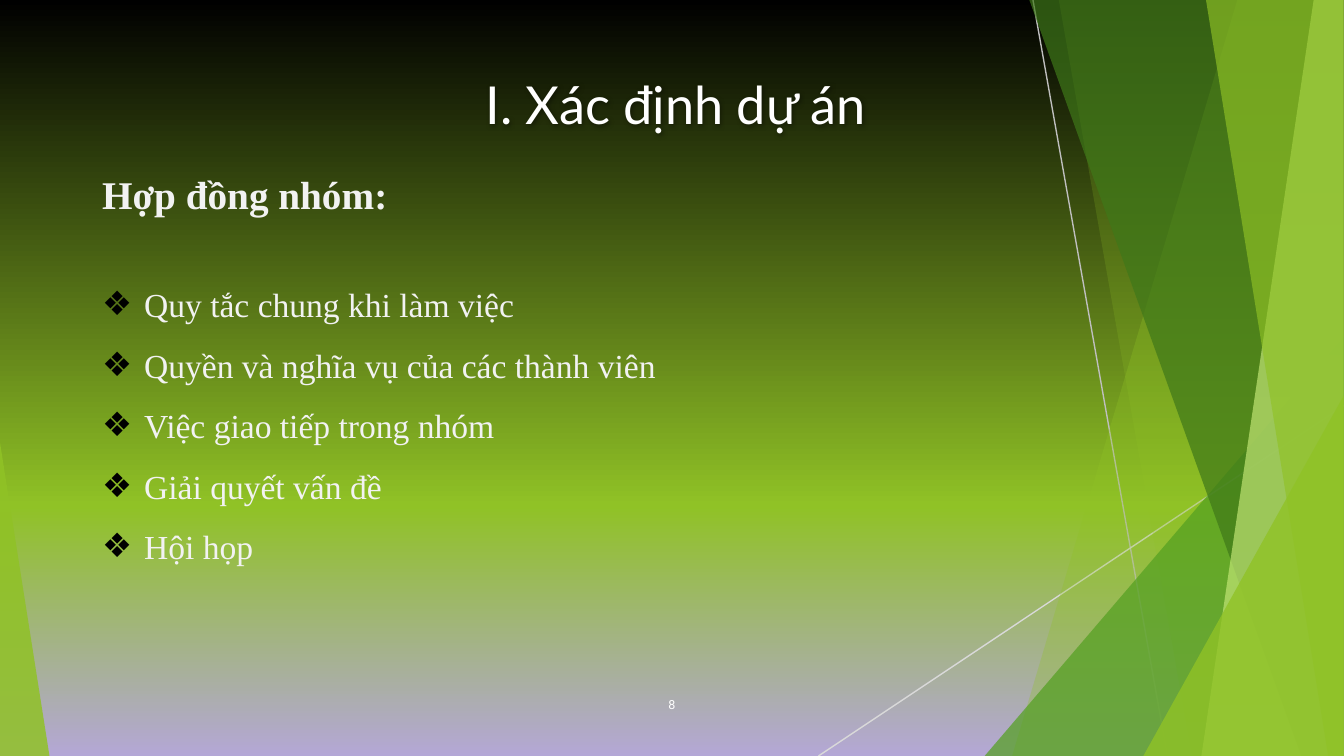
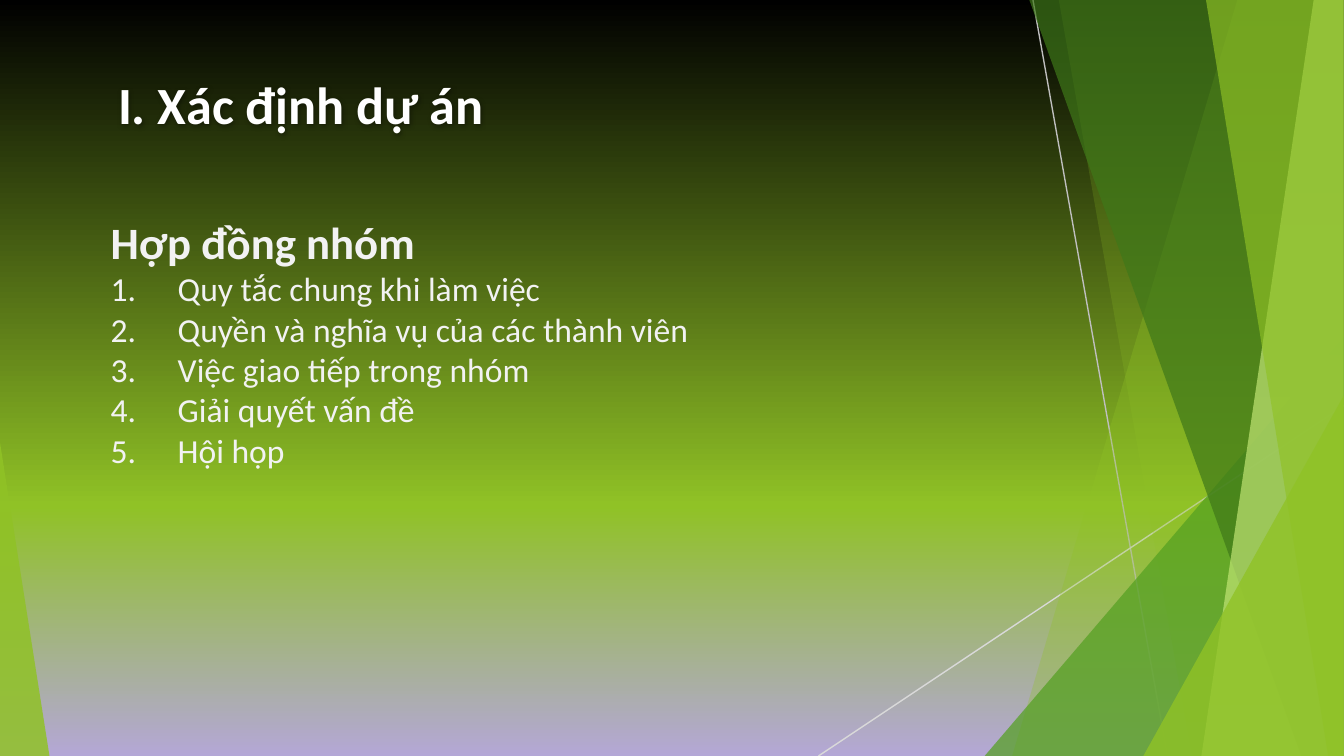
Before and after one commit to EdgarIgnite16/MSP-Project, a slide deck: slide 8 of Report/Nhom9_SingedShop_FinalUltimateVersion.pptx. Drawn at 1344x756 pixels with LibreOffice and Linux fonts; fonts in the diff are those of the drawing. Boxes give left, top, right and bottom in pixels: in the first picture for what was removed or moved away, otherwise in the second. Text is boxed around its words. In the diff, an @@ line names an element or a change of style, - is before the commit and + after.

```diff
--- a/Report/Nhom9_SingedShop_FinalUltimateVersion.pptx
+++ b/Report/Nhom9_SingedShop_FinalUltimateVersion.pptx
@@ text "I. Xác định dự án": place and size @@
-text "I. Xác định dự án" at [485,85,866,134]
+text "I. Xác định dự án" at [118,87,484,134]
@@ text "I. Xác định dự án" at [118,87,484,134]: font Lato to Calibri, bold on; alignment centre to left @@
@@ text at [111,225,688,469]: text changed; font Times New Roman to Calibri @@
-Hợp đồng nhóm:
-❖ Quy tắc chung khi làm việc
-❖ Quyền và nghĩa vụ của các thành viên
-❖ Việc giao tiếp trong nhóm
-❖ Giải quyết vấn đề
-❖ Hội họp
+Hợp đồng nhóm
+1. Quy tắc chung khi làm việc
+2. Quyền và nghĩa vụ của các thành viên
+3. Việc giao tiếp trong nhóm
+4. Giải quyết vấn đề
+5. Hội họp
@@ page number removed at [668,700,675,709] @@
-8
```
Also in this commit, not shown: 17 other slides changed, 1 slide added, 3 slides removed, 6 other files.
